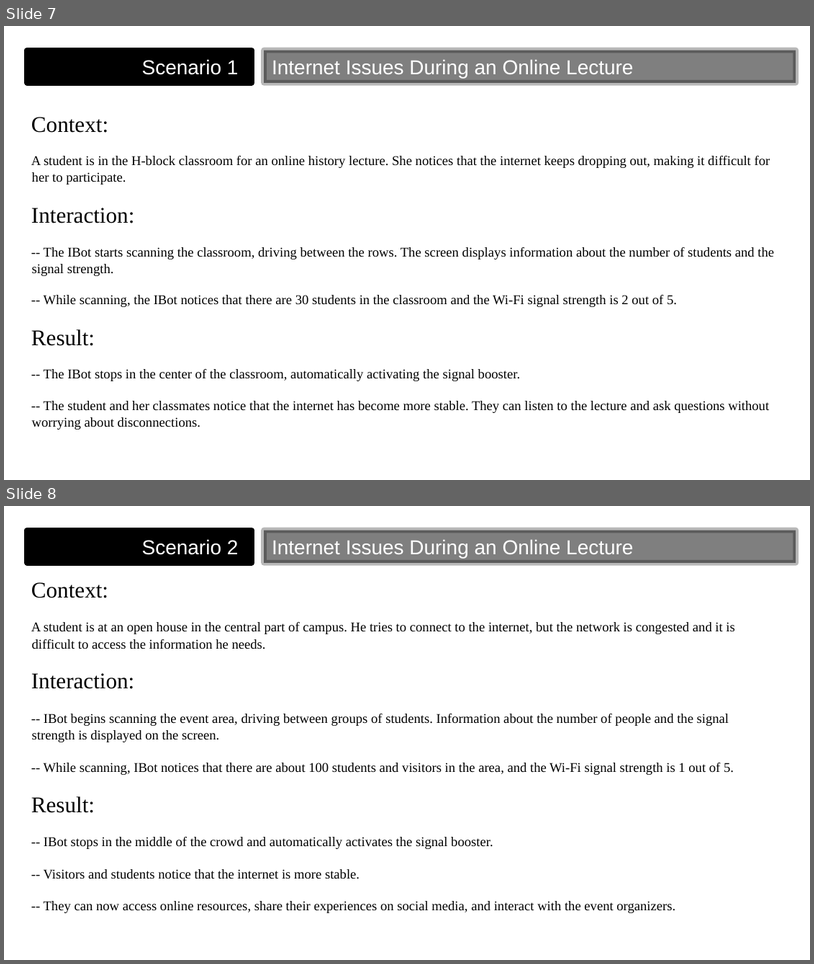
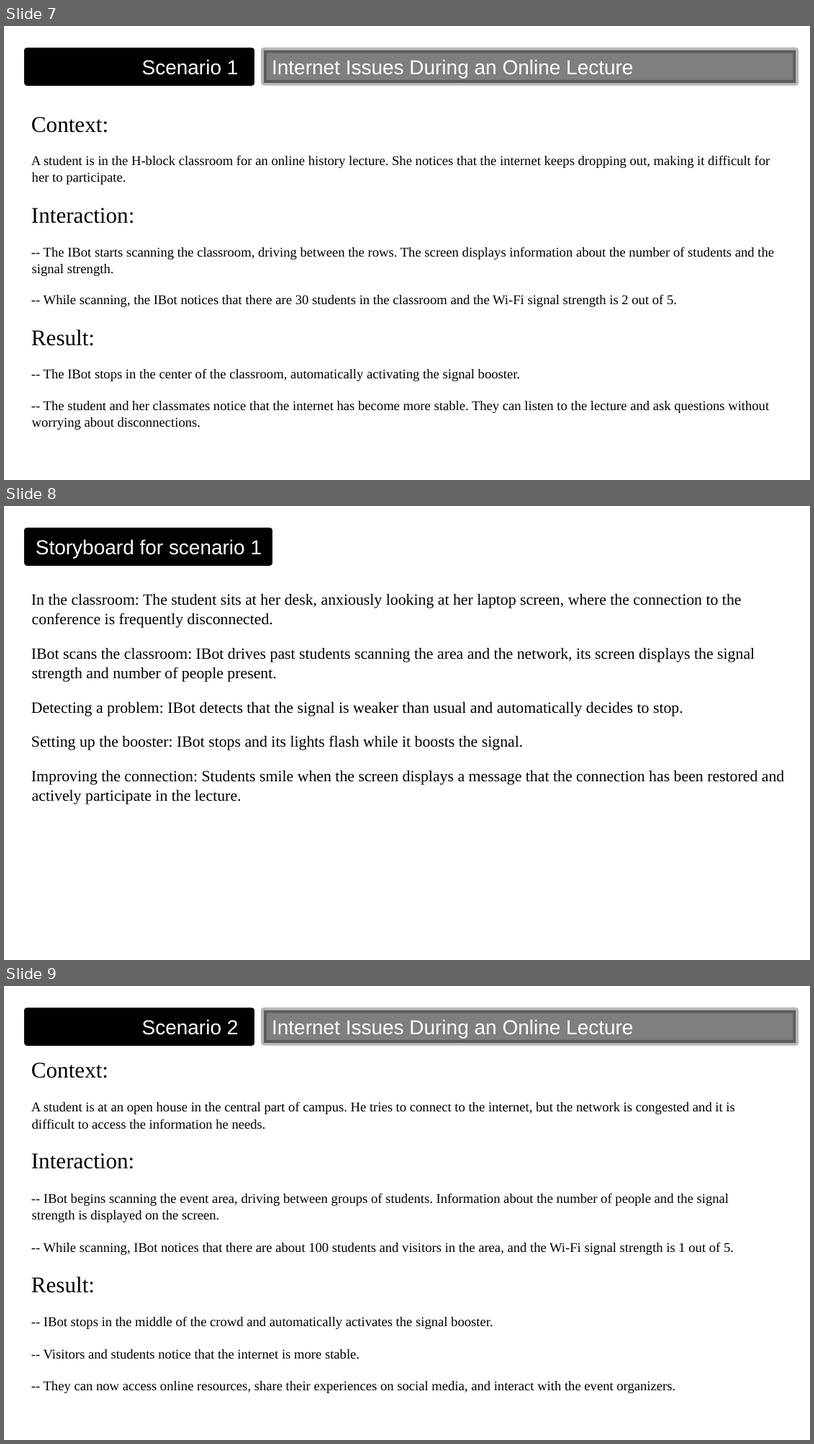
Before and after one commit to AdykGC/AdykGC.github.io, a slide deck: images/aboutme/PRJ-1.pptx. Shown one above the other, each under a label of ours: slides 7 and 8 before the commit, slides 7, 8 and 9 after it. The pictures are 814x964 and 814x1444 pixels, drawn with LibreOffice and Linux fonts; fonts in the diff are those of the drawing. Boxes give left, top, right and bottom in pixels: in the first picture for what was removed or moved away, otherwise in the second. Text is boxed around its words. In the diff, an @@ line names an element or a change of style, - is before the commit and + after.

```diff
--- a/images/aboutme/PRJ-1.pptx
+++ b/images/aboutme/PRJ-1.pptx
@@ slide 8 added at (x1=4, y1=506, x2=810, y2=960), background #FFFFFF @@
@@ rectangle added at (x1=27, y1=530, x2=270, y2=562), fill #000000, outline #000000 5 pt, 18 pt, text #FFFFFF @@
+Storyboard for scenario 1
@@ text added at (x1=31, y1=594, x2=784, y2=804), 14 pt, text #000000 @@
+In the classroom: The student sits at her desk, anxiously looking at her laptop screen, where the connection to the conference is frequently disconnected.
+IBot scans the classroom: IBot drives past students scanning the area and the network, its screen displays the signal strength and number of people present.
+Detecting a problem: IBot detects that the signal is weaker than usual and automatically decides to stop.
+Setting up the booster: IBot stops and its lights flash while it boosts the signal.
+Improving the connection: Students smile when the screen displays a message that the connection has been restored and actively participate in the lecture.
@@ what was slide 8 is now slide 9 @@
```
Also in this commit, not shown: 1 other slide added.
